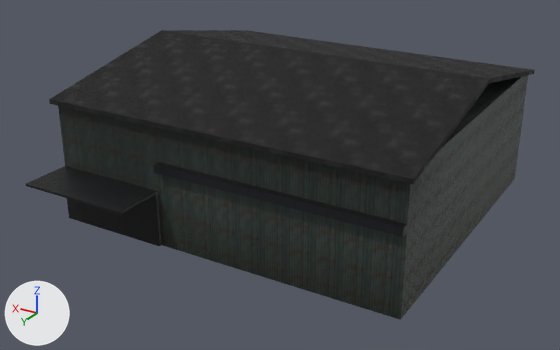
What one commit did to the glTF model godot/assets/city/realism/transit_depot_lod1.glb.
Both versions are drawn from a camera (50 mm lens) standing at (-24.5, 33.3, 23.4) and looking at (0.3, -8.0, 2.7). Lighting does not change. The marker at lower left points along +X, +Y and +Z. The picture after the commit comes second.

Names of what the first picture shows: 'transit_depot_lod1'.
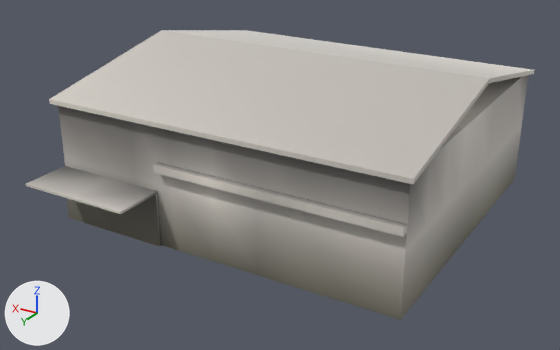
Location of each change, [x1, y1, x2, y2] in pixels of the pictures (560 x 350 px):
'transit_depot_lod1', surface changed (black to grey)
    both: [26, 30, 534, 320]

The change, as a diff of the scene's bpy script:
```diff
--- a/godot/assets/city/realism/transit_depot_lod1.glb.py
+++ b/godot/assets/city/realism/transit_depot_lod1.glb.py
@@ mat_steel_structure @@
 mat_steel_structure = bpy.data.materials.new('steel_structure')
-# nodes: BsdfPrincipled, Mix, NormalMap, OutputMaterial, SeparateColor, TexImage x3, VertexColor
-# uses the picture img_steel_structure_albedo
-# uses the picture img_steel_structure_normal
-# uses the picture img_steel_structure_orm
+# nodes: BsdfPrincipled, OutputMaterial, VertexColor
@@ mat_cladding_corrugated @@
 mat_cladding_corrugated = bpy.data.materials.new('cladding_corrugated')
-# nodes: BsdfPrincipled, Mix, NormalMap, OutputMaterial, SeparateColor, TexImage x3, VertexColor
-# uses the picture img_cladding_corrugated_albedo
-# uses the picture img_cladding_corrugated_normal
-# uses the picture img_cladding_corrugated_orm
+# nodes: BsdfPrincipled, OutputMaterial, VertexColor
@@ mat_roof_membrane @@
 mat_roof_membrane = bpy.data.materials.new('roof_membrane')
-# nodes: BsdfPrincipled, Mix, NormalMap, OutputMaterial, SeparateColor, TexImage x3, VertexColor
-# uses the picture img_roof_membrane_albedo
-# uses the picture img_roof_membrane_normal
-# uses the picture img_roof_membrane_orm
+# nodes: BsdfPrincipled, OutputMaterial, VertexColor
```
